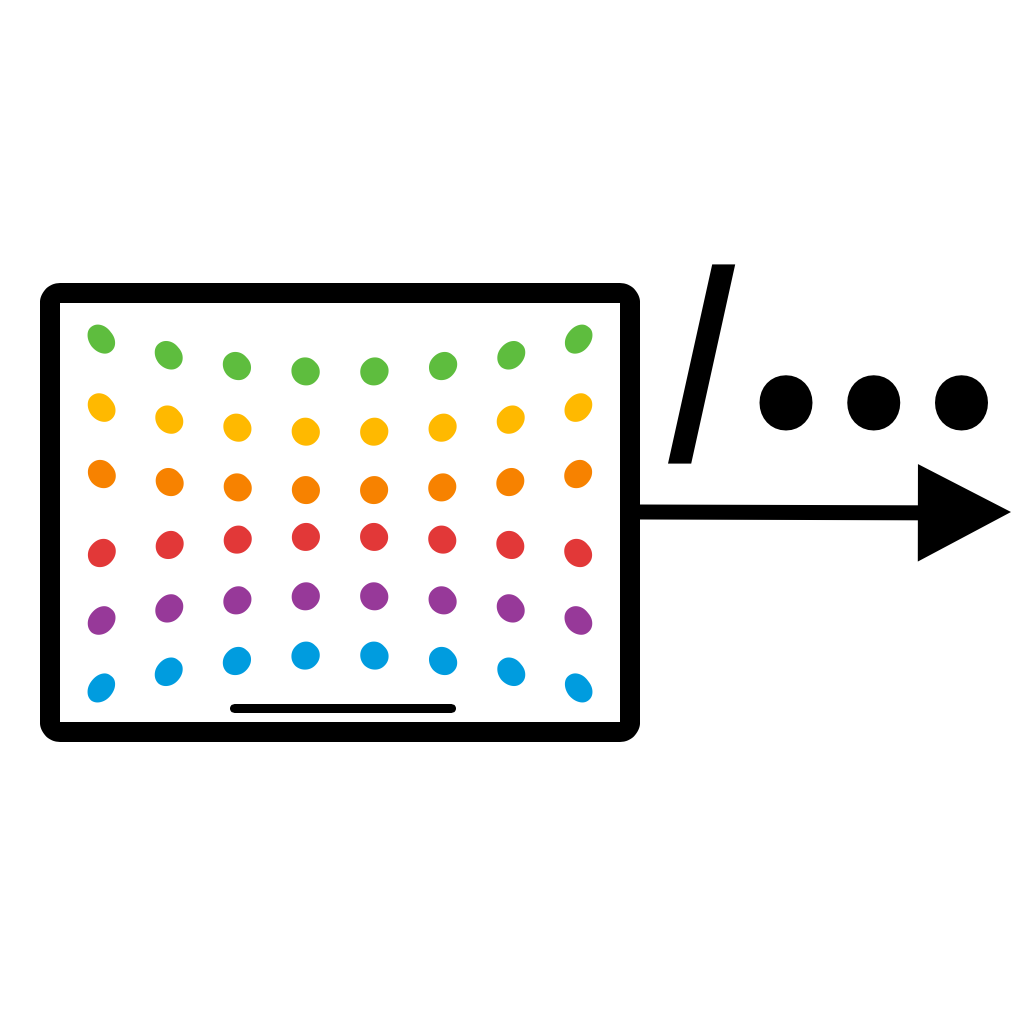
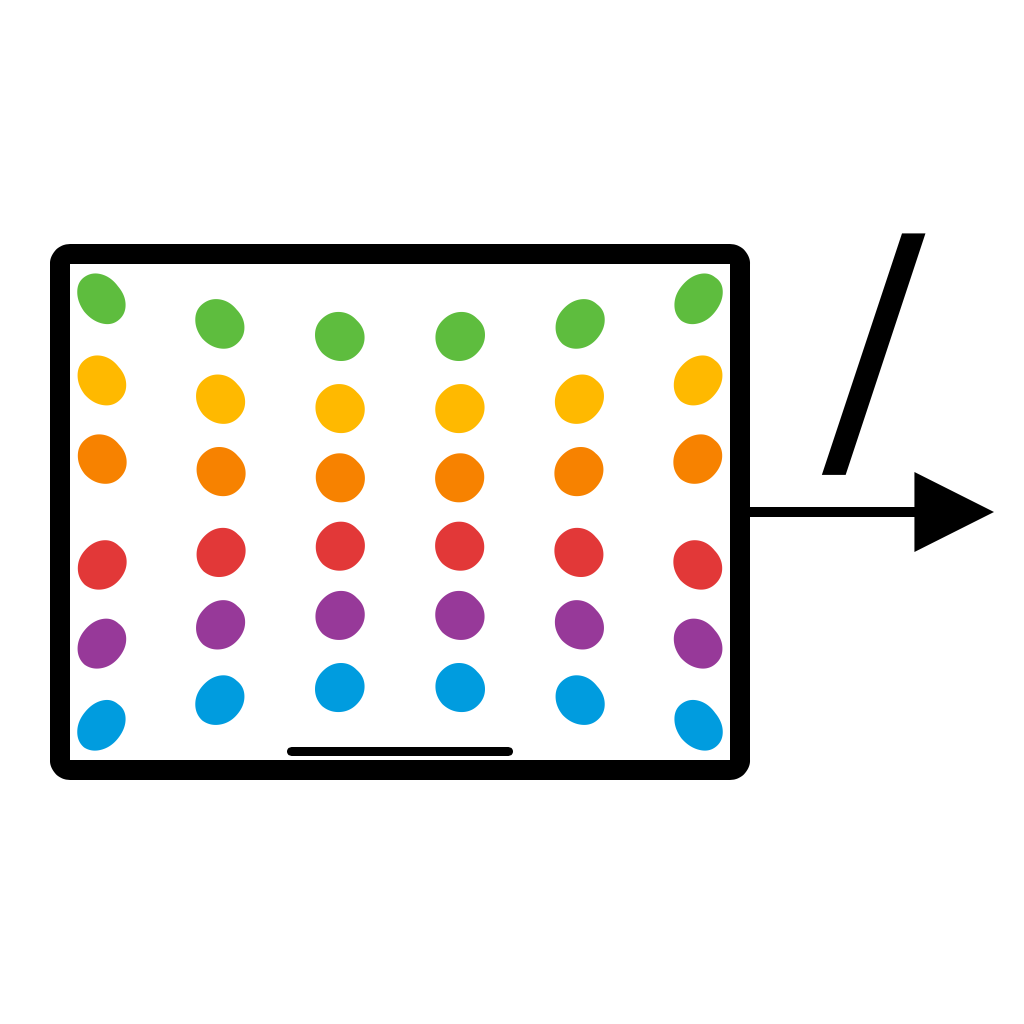
Comparing the layer stacks of the two (1024, 1024) images. Changes:
painted on "Topic" over [668, 233, 988, 475]
painted on "Dots 1" over [77, 273, 723, 386]
painted on "Dots 2" over [77, 355, 723, 446]
painted on "Dots 3" over [77, 434, 723, 505]
painted on "Dots 4" over [77, 521, 723, 590]
painted on "Dots 5" over [77, 582, 723, 669]
painted on "Dots 6" over [77, 641, 723, 751]
